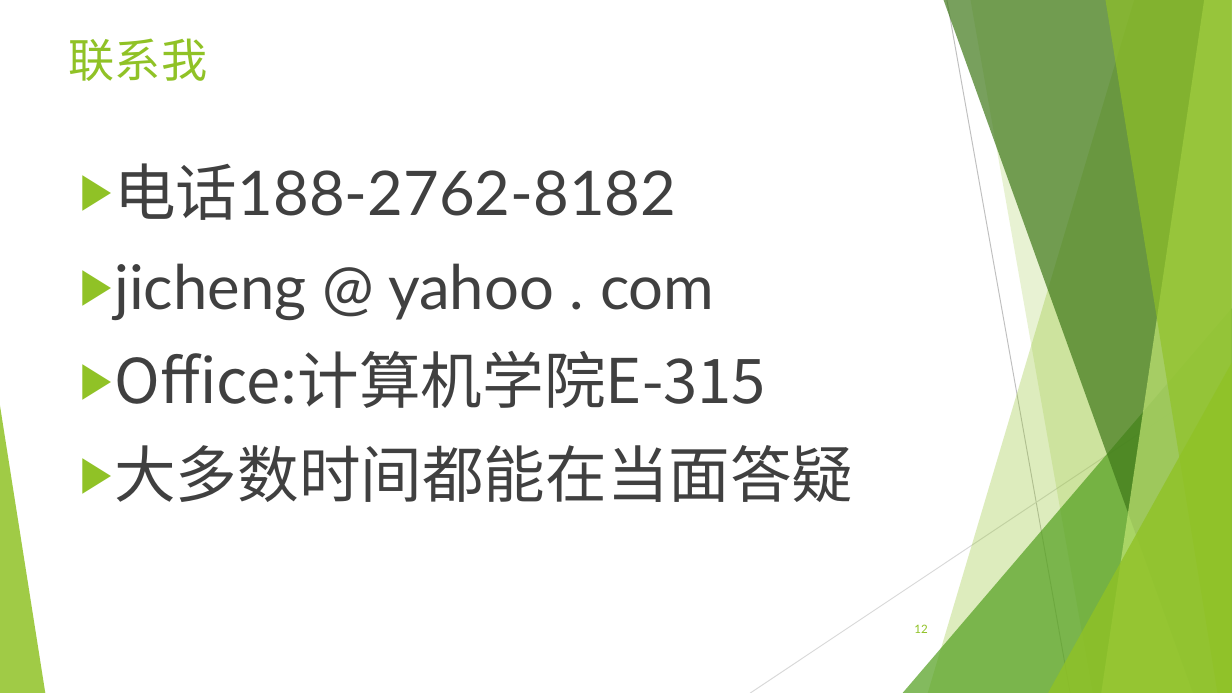
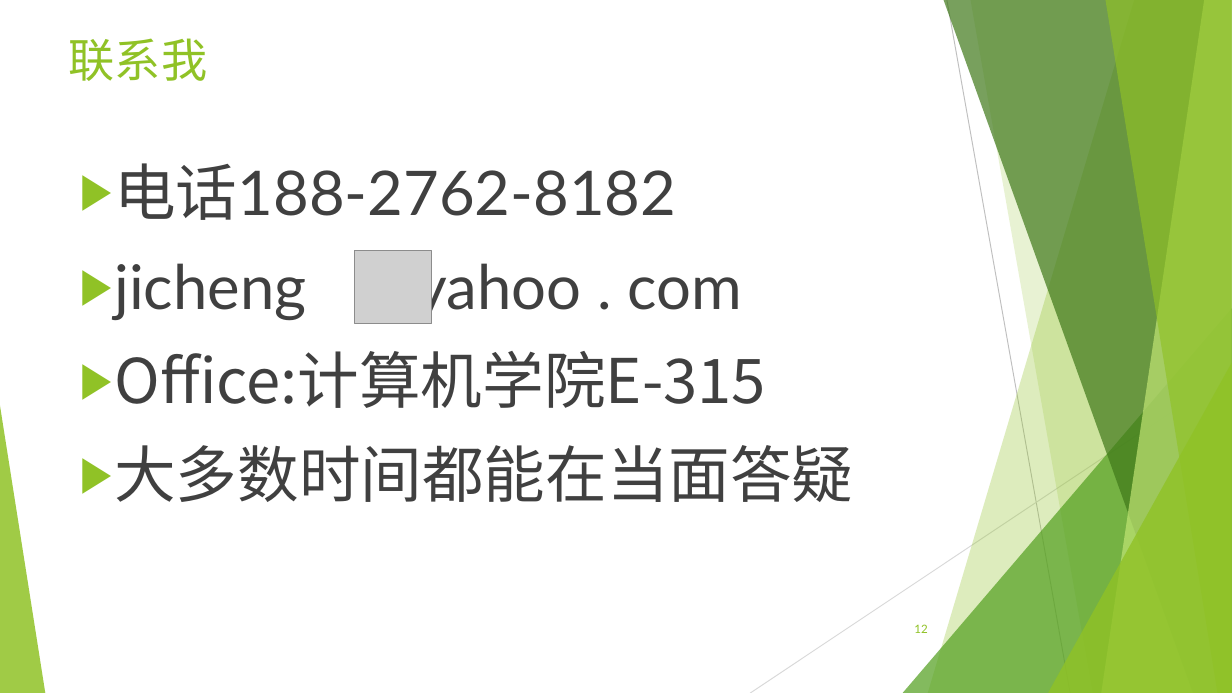
Before and after one commit to jichenghu/ppt_programmingWindows, a slide deck: slide 12 of introduction.pptx. Drawn at 1232x693 pixels with LibreOffice and Linux fonts; fonts in the diff are those of the drawing; grey boxes stand for pictures. Boxes give left, top, right and bottom in pixels: in the first picture for what was removed or moved away, otherwise in the second. Text is boxed around its words. In the diff, an @@ line names an element or a change of style, - is before the commit and + after.

Commit message:
email address modified

```diff
--- a/introduction.pptx
+++ b/introduction.pptx
@@ text at [114,256,741,321]: text changed @@
-▶ jicheng @ yahoo . com
+▶ jicheng yahoo . com
@@ picture added at [355,250,432,323] @@
```
